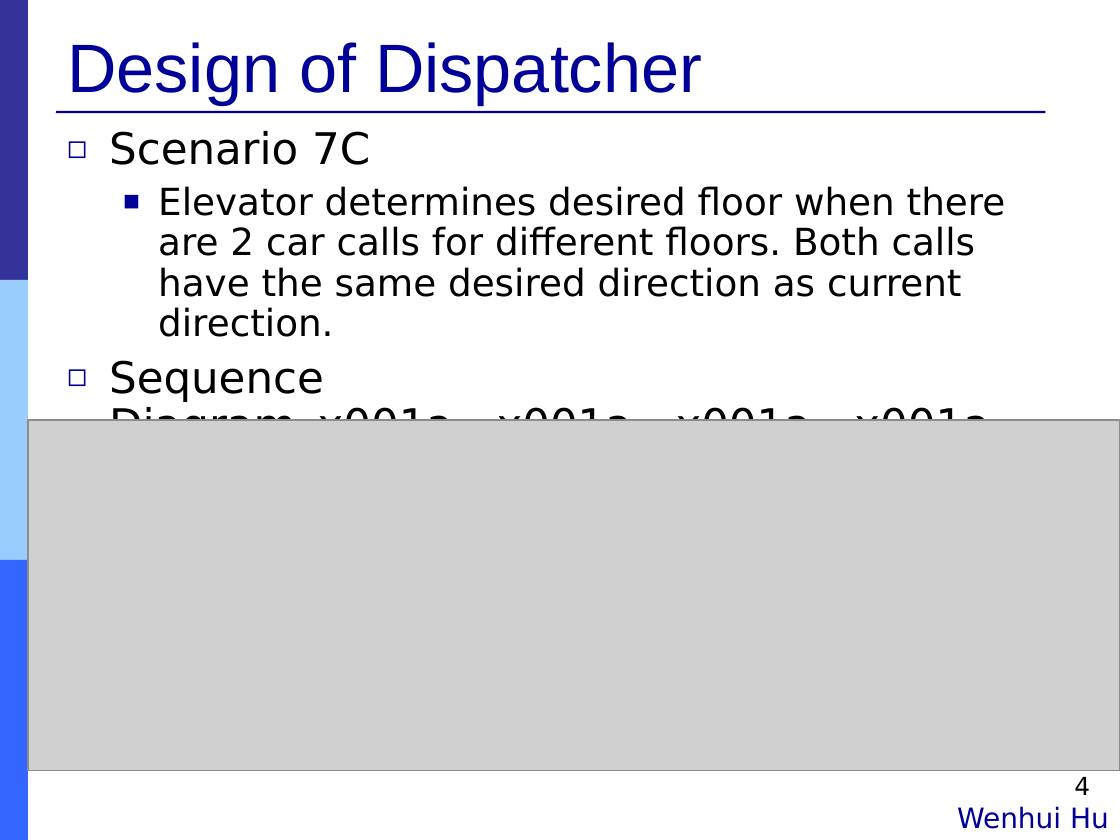
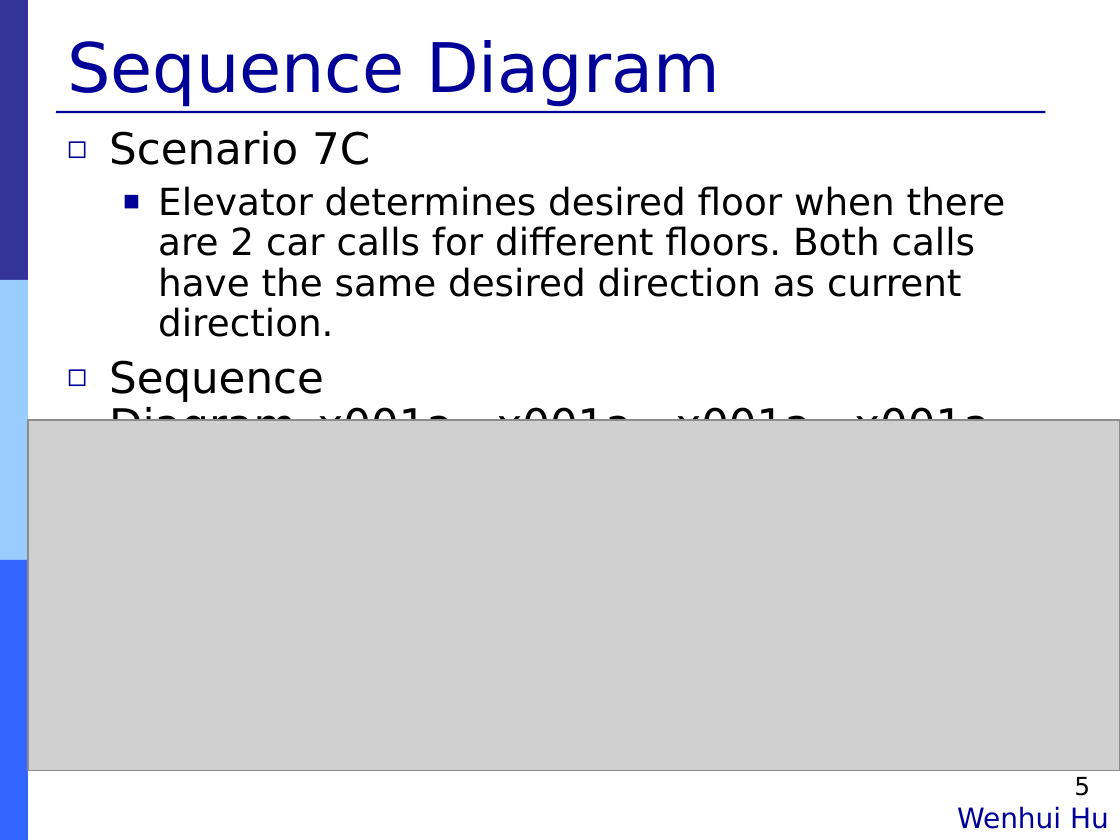
Before and after one commit to Muliang/18649, a slide deck: slide 5 of logs/09_final_pres.ppt (slide 4 before the commit). Drawn at 1120x840 pixels with LibreOffice and Linux fonts; fonts in the diff are those of the drawing; grey boxes stand for pictures. Boxes give left, top, right and bottom in pixels: in the first picture for what was removed or moved away, otherwise in the second. Text is boxed around its words. In the diff, an @@ line names an element or a change of style, - is before the commit and + after.

```diff
--- a/logs/09_final_pres.ppt
+++ b/logs/09_final_pres.ppt
@@ title at [67,40,720,107]: text changed; font Arial to DejaVu Sans @@
-Design of Dispatcher
+Sequence Diagram
@@ page number at [1074,777,1090,796]: text changed @@
-4
+5
```
Also in this commit, not shown: 3 other slides changed, 7 slides added, 4 slides removed.
